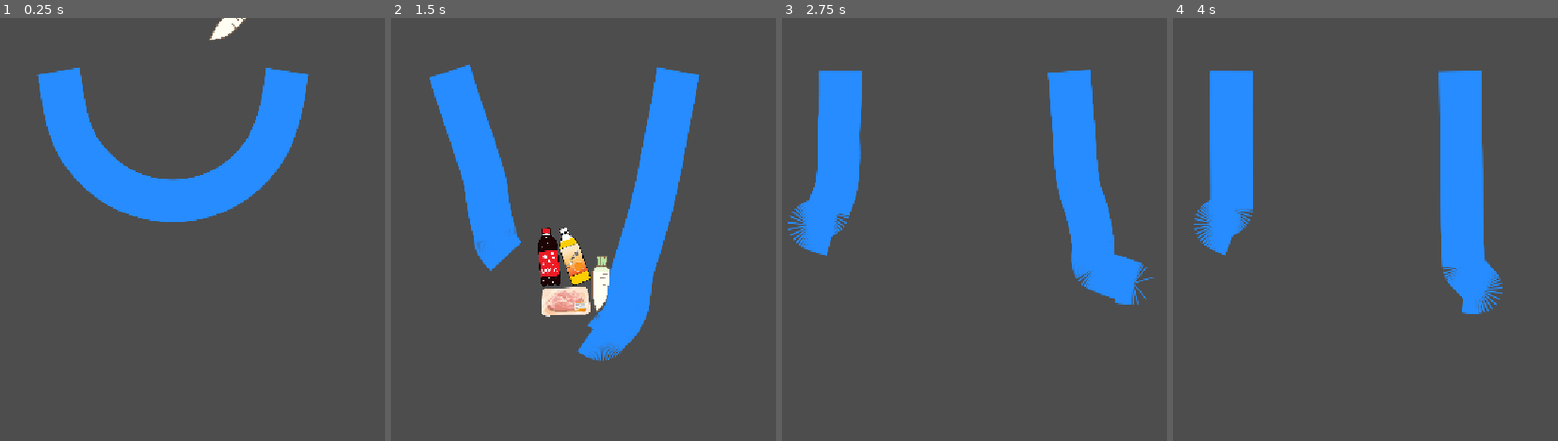
Above: before the commit, frames 1-4 (left to right).
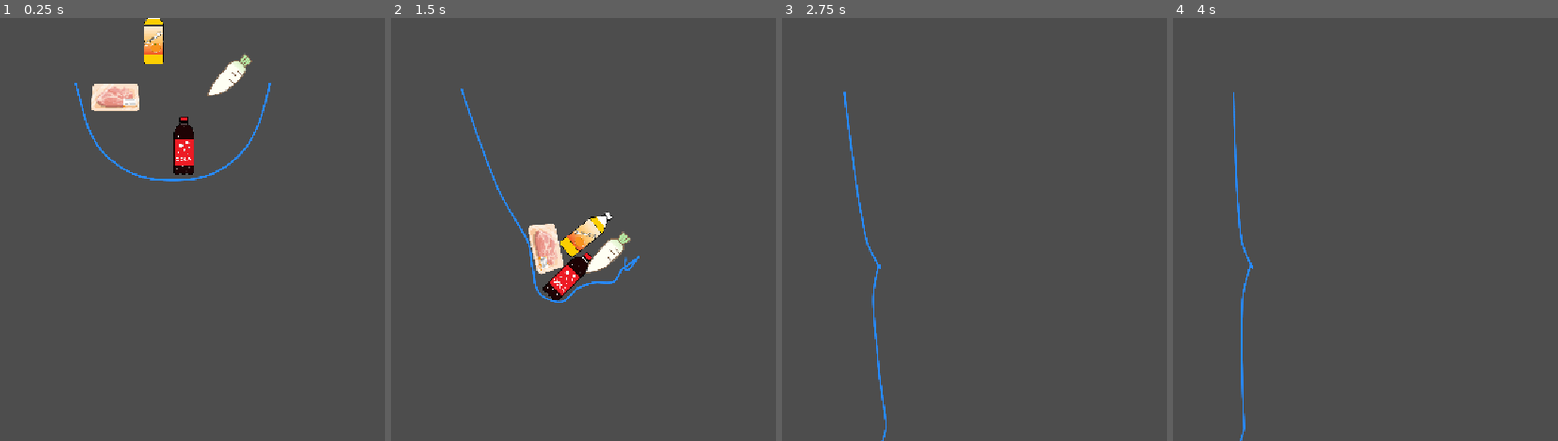
Above: after the commit, the same moments.

Repository: MakuroSama/gouDouJam5
Game: Godot game, scene res://EuroTestScene.tscn
Same seed, same stepped clock (60 frames per second), same inputs: the game is played once before the commit and once after it. This scene is started directly instead of the project's main scene.
Inputs:
- Up to frame 1 (0.25 s): no input
- Up to frame 2 (1.5 s): no input
- Up to frame 3 (2.75 s): no input
- Up to frame 4 (4 s): no input

The runs differ from the first frame. In frame 1, 13% of the frame differs, in the area x 9-81%, y 0-49%; in frame 2, 17%, in the area x 10-81%, y 10-82%; in frame 3, 12%; in frame 4, 11%.

Commit message:
細線　（完成）

Diff:
--- a/EuroTestScene.tscn
+++ b/EuroTestScene.tscn
@@ -9,27 +9,27 @@
 [node name="Node2D" type="Node2D" unique_id=90045965]
 
 [node name="Chikin" parent="." unique_id=1187842508 instance=ExtResource("2_ydppn")]
-position = Vector2(610, -150)
+position = Vector2(489, 93)
 collision_layer = 3
 collision_mask = 3
-mass = 0.143
+mass = 0.288
 
 [node name="Orange" parent="." unique_id=24999337 instance=ExtResource("4_c4wsi")]
-position = Vector2(613, -312)
+position = Vector2(547, -2)
 collision_layer = 3
 collision_mask = 3
 mass = 0.34
 
 [node name="Daikon" parent="." unique_id=2000708975 instance=ExtResource("3_yk8n3")]
-position = Vector2(667, -26)
+position = Vector2(664, 59)
 collision_layer = 3
 collision_mask = 3
-mass = 0.494
+mass = 0.082
 
 [node name="Cola" parent="." unique_id=1170558013 instance=ExtResource("2_a2kt7")]
-position = Vector2(504, -287)
+position = Vector2(594, 167)
 collision_mask = 3
-mass = 0.143
+mass = 0.91
 
 [node name="Bag" parent="." unique_id=148969257 instance=ExtResource("1_ldth5")]
 position = Vector2(577, 82)
--- a/bag.gd
+++ b/bag.gd
@@ -82,7 +82,7 @@
 @export_category("Rendering")
 
 @export var draw_bag: bool = true
-@export var bag_line_width: float = 64
+@export var bag_line_width: float = 2
 @export var smooth_subdivisions: int = 40
 @export var bag_color: Color = Color(0.15, 0.55, 1.0)
 
@@ -524,6 +524,7 @@
 
 func _draw() -> void:
 
+
 	if not draw_bag:
 		return
 
@@ -539,14 +540,41 @@
 	if raw_points.size() < 2:
 		return
 
+	# --------------------------------------------------------
+	# PUSH POINTS OUTWARD FROM CENTER
+	#
+	# raw_points only traces link CENTERS. Offsetting each
+	# point away from the bag's centroid by ~link_collision_radius
+	# makes the line trace the bag's outer surface instead,
+	# so we don't need a huge line width to fake volume.
+	# --------------------------------------------------------
+
+	var center := Vector2.ZERO
+
+	for p in raw_points:
+		center += p
+
+	center /= raw_points.size()
+
+	var offset_points: Array[Vector2] = []
+
+	for p in raw_points:
+
+		var direction := p - center
+
+		if direction.length() > 0.001:
+			direction = direction.normalized()
+		else:
+			direction = Vector2.UP
+
+		offset_points.append(p - direction * link_collision_radius)
+
 	var subdivisions = max(smooth_subdivisions, 1)
 
-	var smooth_points := _smooth_points(raw_points, subdivisions)
+	var smooth_points := _smooth_points(offset_points, subdivisions)
 
 	for i in range(smooth_points.size() - 1):
 
-		# Map this smoothed segment back to the original link pair
-		# it was generated from, so broken pairs actually get skipped.
 		var orig_segment = i / subdivisions
 
 		if orig_segment < broken.size() and broken[orig_segment]:
